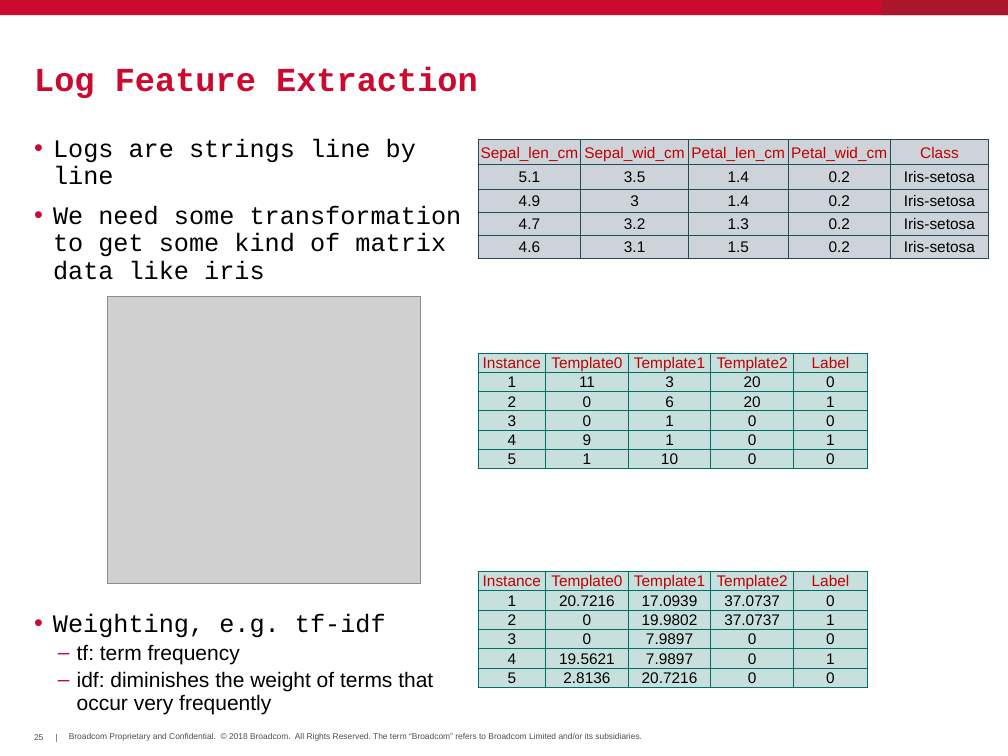
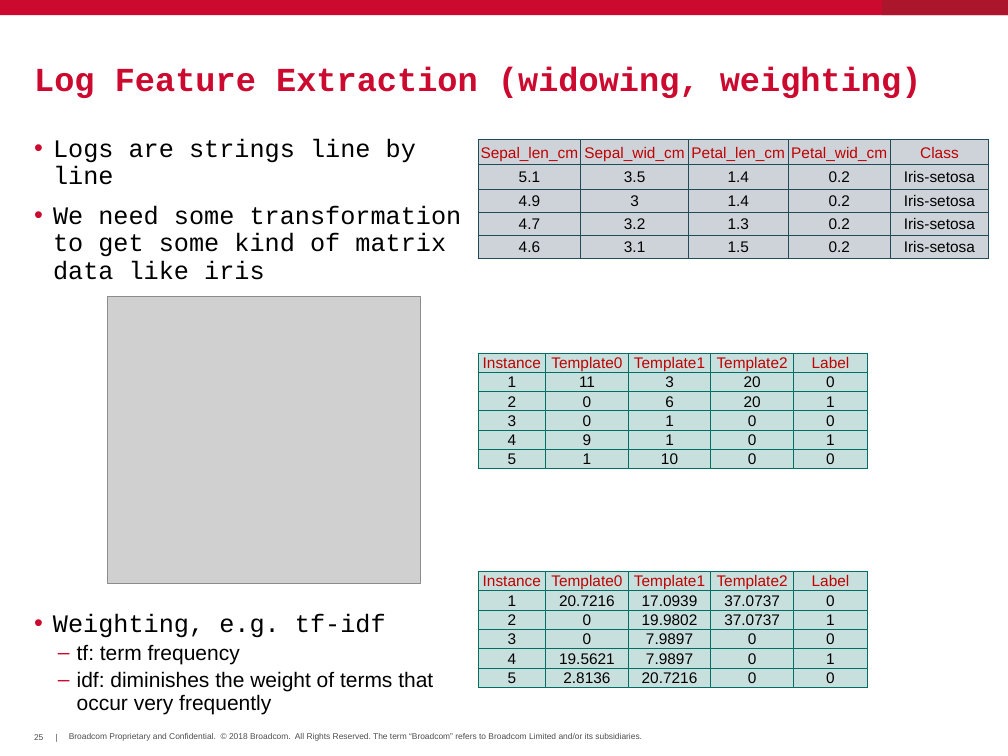
Before and after one commit to hayhan/loganalyzer, a slide deck: slide 25 of papers/LogAnalyzerIntro.pptx. Drawn at 1008x756 pixels with LibreOffice and Linux fonts; fonts in the diff are those of the drawing; grey boxes stand for pictures; background and template pictures are left out. Boxes give left, top, right and bottom in pixels: in the first picture for what was removed or moved away, otherwise in the second. Text is boxed around its words. In the diff, an @@ line names an element or a change of style, - is before the commit and + after.

```diff
--- a/papers/LogAnalyzerIntro.pptx
+++ b/papers/LogAnalyzerIntro.pptx
@@ title at (x1=34, y1=66, x2=922, y2=98): text changed @@
-Log Feature Extraction
+Log Feature Extraction (widowing, weighting)
```
Also in this commit, not shown: 7 other slides changed, 3 slides added.
